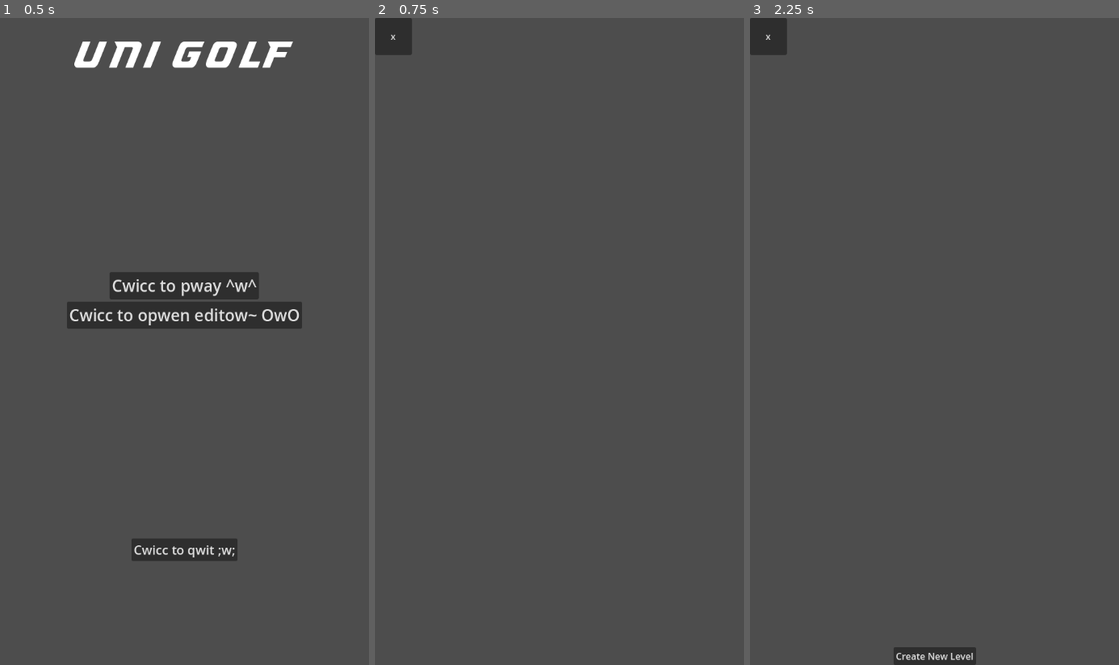
Above: before the commit, frames 1-3 (left to right).
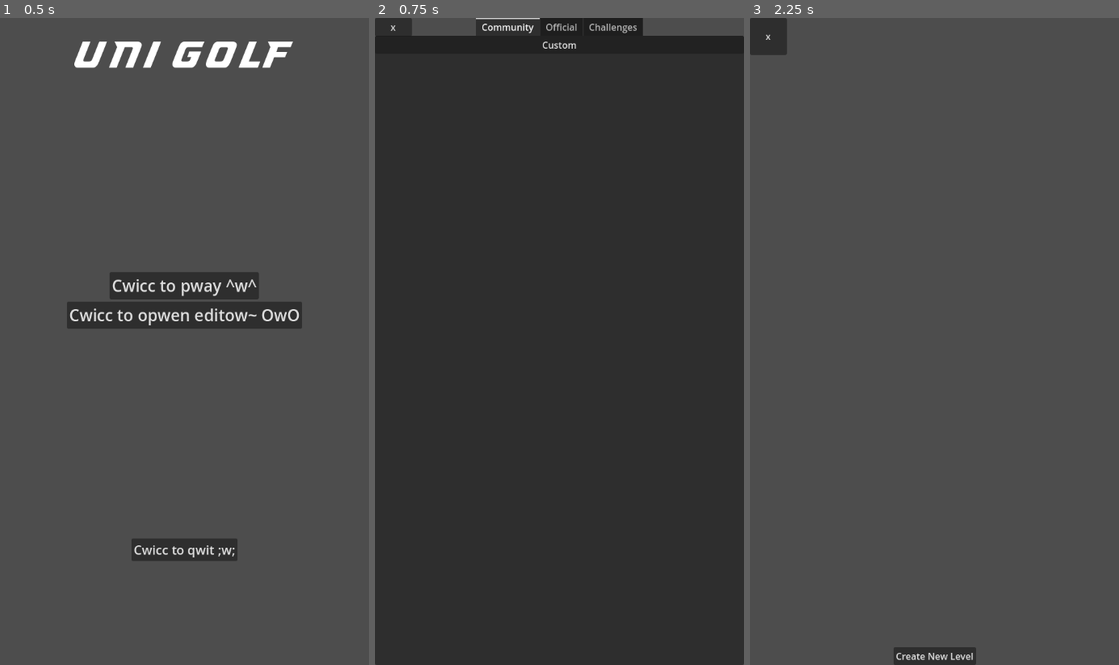
Above: after the commit, the same moments.

Repository: SelfMadeSystem/UniGolf
Game: Godot game, scene res://scenes/MainMenu.tscn
Same seed, same stepped clock (60 frames per second), same inputs: the game is played once before the commit and once after it.
Inputs:
- Up to frame 1 (0.5 s): no input
- Up to frame 2 (0.75 s): click "Cwicc to pway ^w^" at 0.5 s
- Up to frame 3 (2.25 s): click "x" at 1.25 s; click "Cwicc to opwen editow~ OwO" at 2 s

Frame 1 is identical in both runs. In frame 2, 98% of the frame differs, in the area x 0-100%, y 0-100%; in frame 3, nothing differs.

Commit message:
Added map pack select and copy level data button

Diff:
--- a/prefabs/LevelEditMenu.tscn
+++ b/prefabs/LevelEditMenu.tscn
@@ -30,6 +30,18 @@
 grow_horizontal = 2
 grow_vertical = 2
 
+[node name="Share" type="Button" parent="Panel"]
+layout_mode = 1
+anchors_preset = -1
+anchor_left = 0.5
+anchor_top = 0.3
+anchor_right = 0.5
+anchor_bottom = 0.3
+grow_horizontal = 2
+grow_vertical = 2
+tooltip_text = "Copies level data to clipboard so you can share it with other people."
+text = "Copy Level Data"
+
 [node name="Edit" type="Button" parent="Panel"]
 layout_mode = 1
 anchors_preset = -1
@@ -37,10 +49,6 @@
 anchor_top = 0.4
 anchor_right = 0.5
 anchor_bottom = 0.4
-offset_left = -19.0
-offset_top = -15.5
-offset_right = 19.0
-offset_bottom = 15.5
 grow_horizontal = 2
 grow_vertical = 2
 text = "Edit"
@@ -67,6 +75,7 @@
 grow_vertical = 2
 text = "Cancel"
 
+[connection signal="pressed" from="Panel/Share" to="." method="_on_share_pressed"]
 [connection signal="pressed" from="Panel/Edit" to="." method="_on_edit_pressed"]
 [connection signal="pressed" from="Panel/Delete" to="." method="_on_delete_pressed"]
 [connection signal="pressed" from="Panel/Cancel" to="." method="_on_cancel_pressed"]
--- a/scenes/LoadLevelMenu.tscn
+++ b/scenes/EditSelectLevelMenu.tscn
@@ -1,15 +1,15 @@
-[gd_scene load_steps=2 format=3 uid="uid://t85ceu4238n"]
+[gd_scene load_steps=2 format=3 uid="uid://dhkeqbsktsob"]
 
-[ext_resource type="Script" path="res://scripts/load_level_menu.gd" id="1_i7h38"]
+[ext_resource type="Script" path="res://scripts/edit_select_level_menu.gd" id="1_g3o53"]
 
-[node name="LoadLevelMenu" type="Control"]
+[node name="EditSelectLevelMenu" type="Control"]
 layout_mode = 3
 anchors_preset = 15
 anchor_right = 1.0
 anchor_bottom = 1.0
 grow_horizontal = 2
 grow_vertical = 2
-script = ExtResource("1_i7h38")
+script = ExtResource("1_g3o53")
 
 [node name="ListOfLevels" type="VBoxContainer" parent="."]
 layout_mode = 2
@@ -39,7 +39,7 @@
 offset_right = 32.0
 grow_horizontal = 2
 grow_vertical = 0
-text = "Play All"
+text = "Create New Level"
 
 [connection signal="pressed" from="Back" to="." method="_on_back_pressed"]
 [connection signal="pressed" from="BottomButton" to="." method="_on_bottom_button_pressed"]
--- /dev/null
+++ b/scenes/MapPackSelect.tscn
@@ -0,0 +1,41 @@
+[gd_scene load_steps=2 format=3 uid="uid://du4aultb82b6b"]
+
+[ext_resource type="Script" path="res://scripts/map_pack_select.gd" id="1_3vx5w"]
+
+[node name="MapPackSelect" type="Control"]
+layout_mode = 3
+anchors_preset = 15
+anchor_right = 1.0
+anchor_bottom = 1.0
+grow_horizontal = 2
+grow_vertical = 2
+script = ExtResource("1_3vx5w")
+
+[node name="TabContainer" type="TabContainer" parent="."]
+layout_mode = 1
+anchors_preset = 15
+anchor_right = 1.0
+anchor_bottom = 1.0
+grow_horizontal = 2
+grow_vertical = 2
+tab_alignment = 1
+
+[node name="Community" type="VBoxContainer" parent="TabContainer"]
+layout_mode = 2
+
+[node name="Official" type="VBoxContainer" parent="TabContainer"]
+visible = false
+layout_mode = 2
+
+[node name="Challenges" type="VBoxContainer" parent="TabContainer"]
+visible = false
+layout_mode = 2
+
+[node name="Back" type="Button" parent="."]
+custom_minimum_size = Vector2(64, 32)
+layout_mode = 0
+offset_right = 64.0
+offset_bottom = 32.0
+text = "x"
+
+[connection signal="pressed" from="Back" to="." method="_on_back_pressed"]
--- /dev/null
+++ b/scripts/edit_select_level_menu.gd
@@ -0,0 +1,29 @@
+extends Control
+
+# Called when the node enters the scene tree for the first time.
+func _ready():
+	for file in DirAccess.get_files_at(LevelSaver.SAVE_DIR):
+		if file.ends_with(".json"):
+			var button = Button.new()
+			var json = JSON.new()
+			json.parse(FileAccess.get_file_as_string(LevelSaver.SAVE_DIR + "/" + file))
+			button.text = json.data.get("name")
+			button.connect("pressed", _on_button_pressed.bind(json))
+			$ListOfLevels.add_child(button)
+
+
+
+func _on_back_pressed():
+	get_tree().change_scene_to_file("res://scenes/MainMenu.tscn")
+
+func _on_button_pressed(json):
+	var level_edit_menu = preload("res://prefabs/LevelEditMenu.tscn")
+	var inst = level_edit_menu.instantiate()
+	inst.json = json
+	inst.level_name = json.data.name
+	GameInfo.get_tree().root.add_child(inst)
+
+func _on_bottom_button_pressed():
+	GameInfo.editing = true
+	GameInfo.current_level = {}
+	get_tree().change_scene_to_file("res://scenes/BlankEditor.tscn")
--- a/scripts/level_edit_menu.gd
+++ b/scripts/level_edit_menu.gd
@@ -2,7 +2,7 @@
 
 @export var level_name: String
 
-var json
+var json: JSON
 
 
 
@@ -22,3 +22,7 @@
 
 func _on_cancel_pressed():
 	queue_free()
+
+
+func _on_share_pressed():
+	DisplayServer.clipboard_set(JSON.stringify(json.data))
--- a/scripts/load_level_menu.gd
+++ /dev/null
@@ -1,38 +0,0 @@
-extends Control
-
-@export var set_bottom_button = func(button: Button, maps: Array[Dictionary]):
-	if maps.size() == 0:
-		button.visible = false
-		return
-	var map_pack = MapPack.new("pack", maps)
-	button.connect("pressed", func():
-		GameInfo.map_pack = map_pack
-		GameInfo.change_scene(map_pack.get_map()))
-
-@export var bottom_pressed = func(): pass
-
-@export var button_pressed = func(json):
-	GameInfo.change_scene(json.data)
-
-# Called when the node enters the scene tree for the first time.
-func _ready():
-	var maps: Array[Dictionary] = []
-	for file in DirAccess.get_files_at(LevelSaver.SAVE_DIR):
-		if file.ends_with(".json"):
-			var button = Button.new()
-			var json = JSON.new()
-			json.parse(FileAccess.get_file_as_string(LevelSaver.SAVE_DIR + "/" + file))
-			button.text = json.data.get("name")
-			maps.append(json.data)
-			button.connect("pressed", button_pressed.bind(json))
-			$ListOfLevels.add_child(button)
-
-	set_bottom_button.call($BottomButton, maps)
-
-
-func _on_back_pressed():
-	get_tree().change_scene_to_file("res://scenes/MainMenu.tscn")
-
-
-func _on_bottom_button_pressed():
-	bottom_pressed.call()
--- a/scripts/main_menu.gd
+++ b/scripts/main_menu.gd
@@ -1,27 +1,13 @@
 extends Control
-
-var load_level_scene = preload("res://scenes/LoadLevelMenu.tscn")
 
 func _on_play_pressed():
 	GameInfo.current_scene = preload("res://scenes/Blank.tscn")
-	get_tree().change_scene_to_packed(load_level_scene)
+	get_tree().change_scene_to_file("res://scenes/MapPackSelect.tscn")
 
 
 func _on_edit_pressed():
-	var load_level = load_level_scene.instantiate()
-	load_level.button_pressed = func(json):
-		var level_edit_menu = preload("res://prefabs/LevelEditMenu.tscn")
-		var inst = level_edit_menu.instantiate()
-		inst.json = json
-		inst.level_name = json.data.name
-		GameInfo.get_tree().root.add_child(inst)
+	var load_level = preload("res://scenes/EditSelectLevelMenu.tscn").instantiate()
 
-	load_level.set_bottom_button = func(button: Button, _maps):
-		button.text = "Create New Level"
-	load_level.bottom_pressed = func():
-		GameInfo.editing = true
-		# Must use GameInfo.get_tree() or else this lambda will depend on the main menu that no longer exists
-		GameInfo.get_tree().change_scene_to_file("res://scenes/BlankEditor.tscn")
 	get_tree().root.add_child(load_level)
 	get_tree().current_scene = load_level
 	queue_free()
--- /dev/null
+++ b/scripts/map_pack_select.gd
@@ -0,0 +1,40 @@
+extends Control
+
+var community_packs: Array[MapPack] = []
+var official_packs: Array[MapPack] = []
+var challenge_packs: Array[MapPack] = []
+
+func add_local_maps():
+	var maps: Array[Dictionary] = []
+	for file in DirAccess.get_files_at(LevelSaver.SAVE_DIR):
+		if file.ends_with(".json"):
+			var json = JSON.new()
+			json.parse(FileAccess.get_file_as_string(LevelSaver.SAVE_DIR + "/" + file))
+			maps.append(json.data)
+	community_packs.insert(0, MapPack.new("Custom", maps))
+
+func create_button(pack: MapPack, container: Control):
+	var button = Button.new()
+	button.text = pack.name
+	button.connect("pressed", _on_button_press.bind(pack))
+	container.add_child(button)
+
+func create_buttons(packs: Array[MapPack], container: Control):
+	for pack in packs:
+		create_button(pack, container)
+
+# Called when the node enters the scene tree for the first time.
+func _ready():
+	add_local_maps()
+	create_buttons(community_packs, $TabContainer/Community)
+	create_buttons(official_packs, $TabContainer/Official)
+	create_buttons(challenge_packs, $TabContainer/Challenges)
+
+
+func _on_button_press(pack: MapPack):
+	GameInfo.map_pack = pack
+	GameInfo.change_scene(pack.get_map())
+
+
+func _on_back_pressed():
+	get_tree().change_scene_to_file("res://scenes/MainMenu.tscn")
